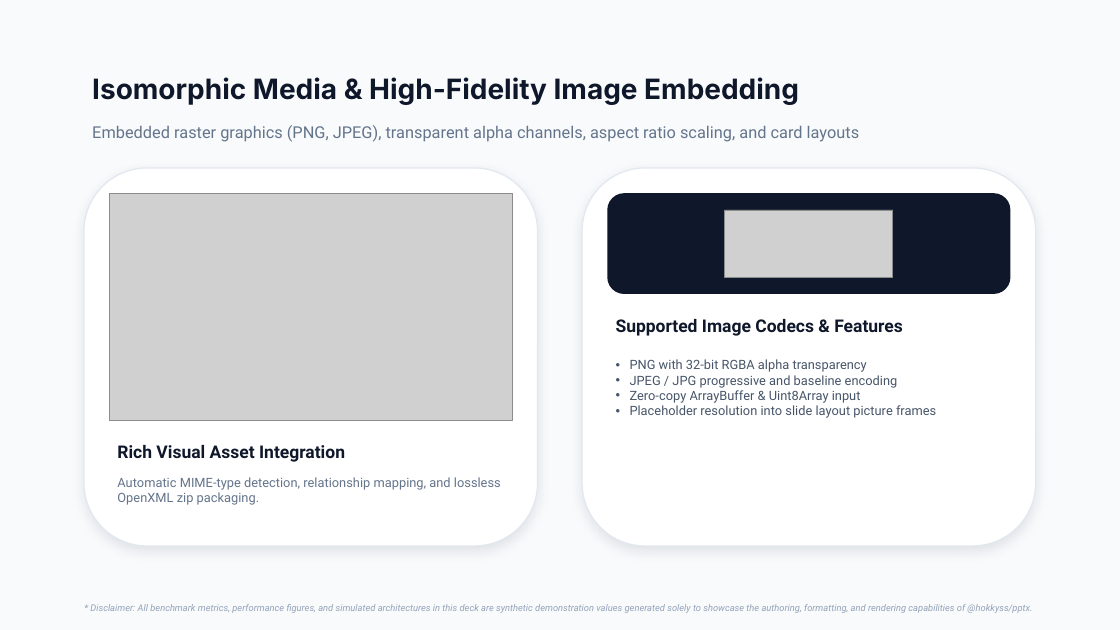
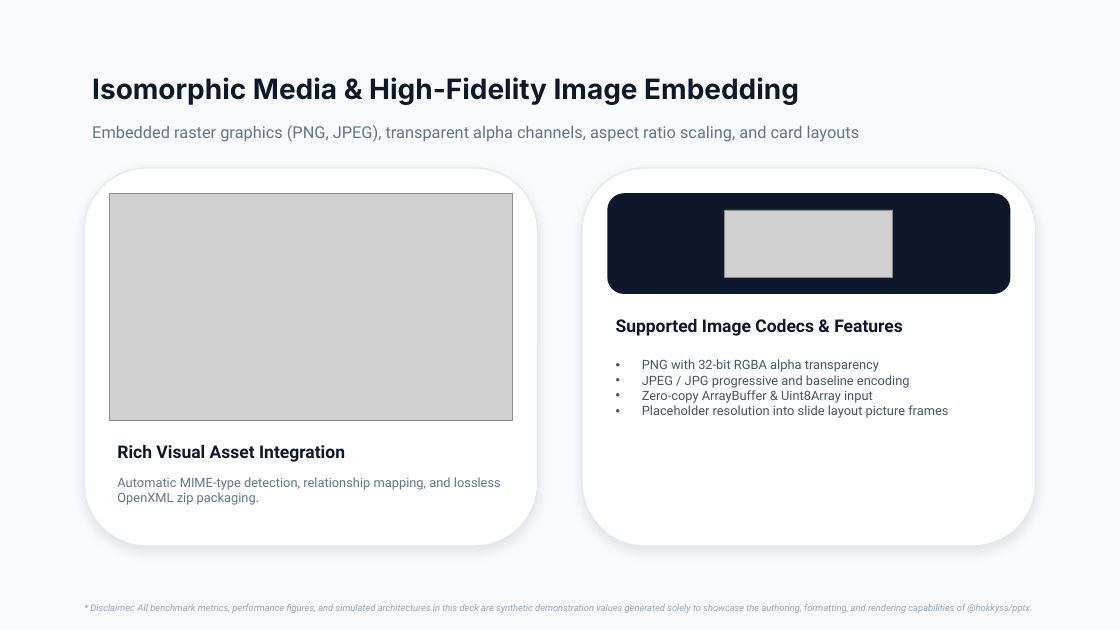
Before and after one commit to hokkyss/pptx-parser, a slide deck: slide 6 of hokkyss_showcase_deck.pptx. Drawn at 1120x630 pixels with LibreOffice and Linux fonts; fonts in the diff are those of the drawing; grey boxes stand for pictures. Boxes give left, top, right and bottom in pixels: in the first picture for what was removed or moved away, otherwise in the second. Text is boxed around its words. In the diff, an @@ line names an element or a change of style, - is before the commit and + after.

```diff
--- a/hokkyss_showcase_deck.pptx
+++ b/hokkyss_showcase_deck.pptx
@@ text "PNG with 32-bit RGBA alpha ..." at [642,359,948,418]: indent changed @@
```
Also in this commit, not shown: 7 other slides changed, 1 slide added, 18 other files.
